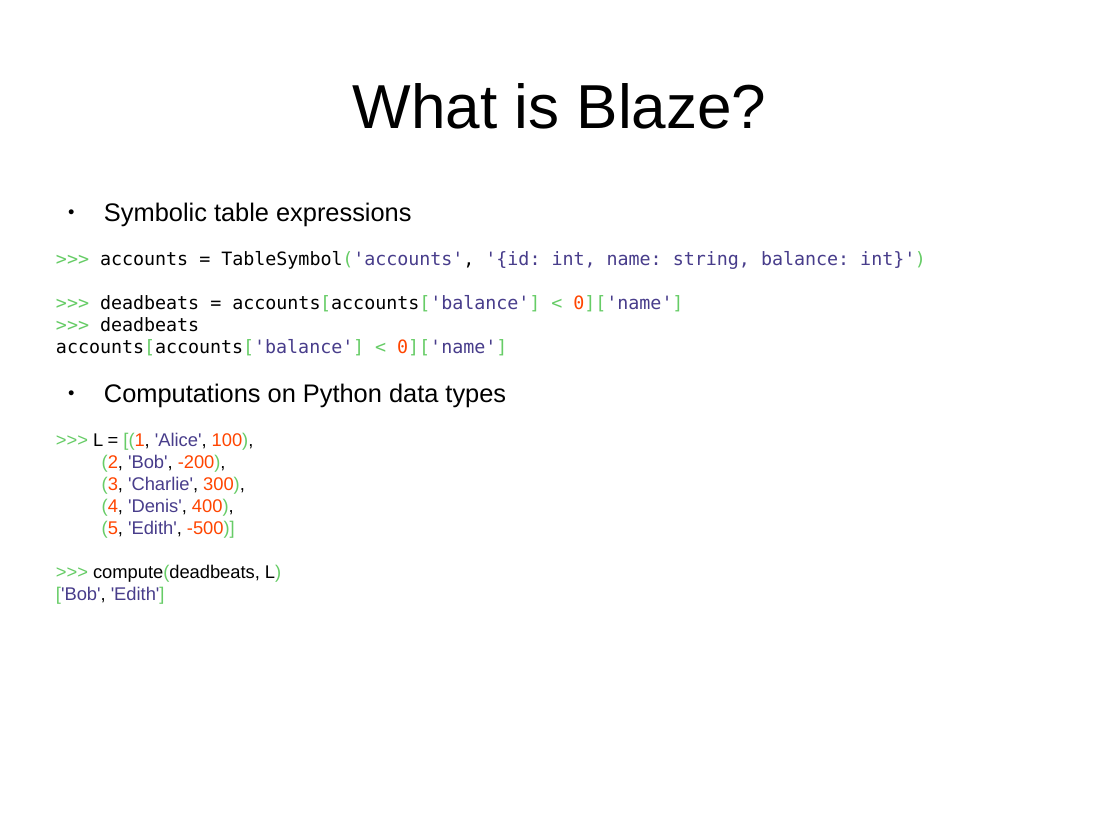
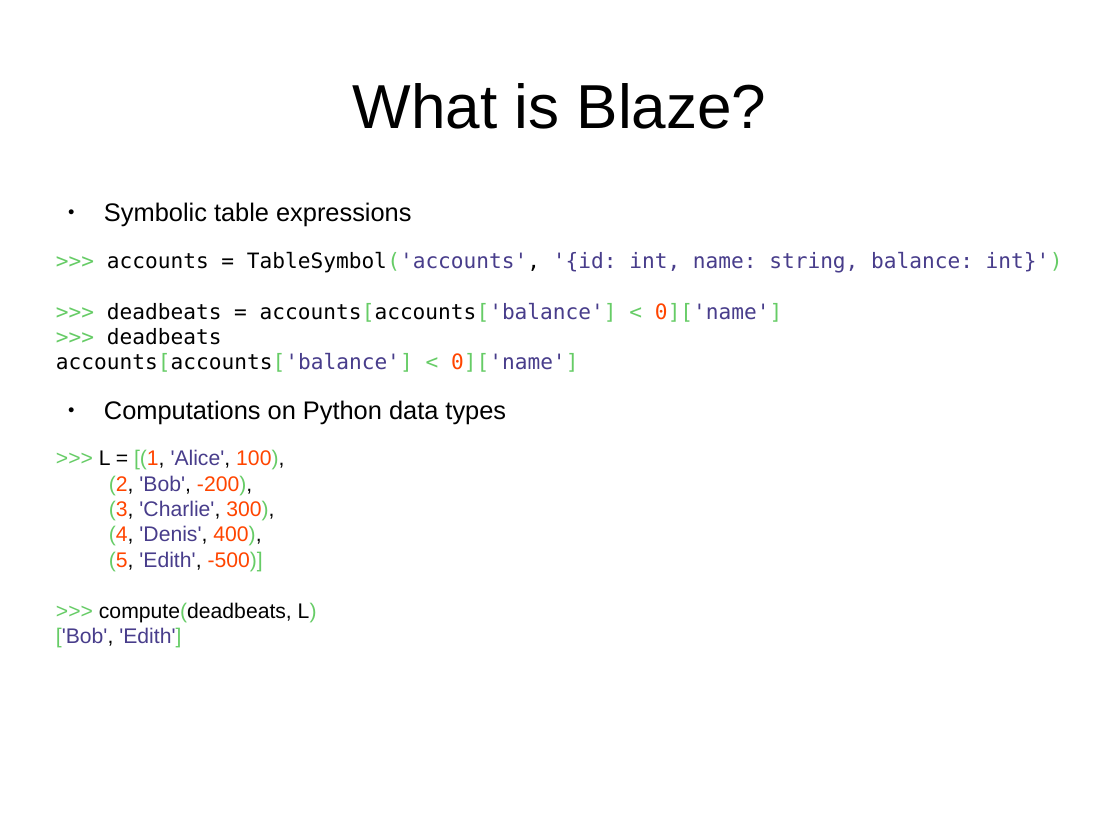
Before and after one commit to mrocklin/blaze-scipy-2014, a slide deck: slide 13 of SciPy2014Blaze.odp. Drawn at 1120x840 pixels with LibreOffice and Linux fonts; fonts in the diff are those of the drawing; background and template pictures are left out. Boxes give left, top, right and bottom in pixels: in the first picture for what was removed or moved away, otherwise in the second. Text is boxed around its words. In the diff, an @@ line names an element or a change of style, - is before the commit and + after.

```diff
--- a/SciPy2014Blaze.odp
+++ b/SciPy2014Blaze.odp
@@ text at (56, 251, 1063, 648): size 13 to 15 pt in ">>> accounts = TableSymbol('accounts', '{id: int, name: ...", ">>> L = [(1, 'Alice', 100), (2, ..." @@
```
Also in this commit, not shown: 6 other slides changed, 1 slide added, 1 slide removed.
